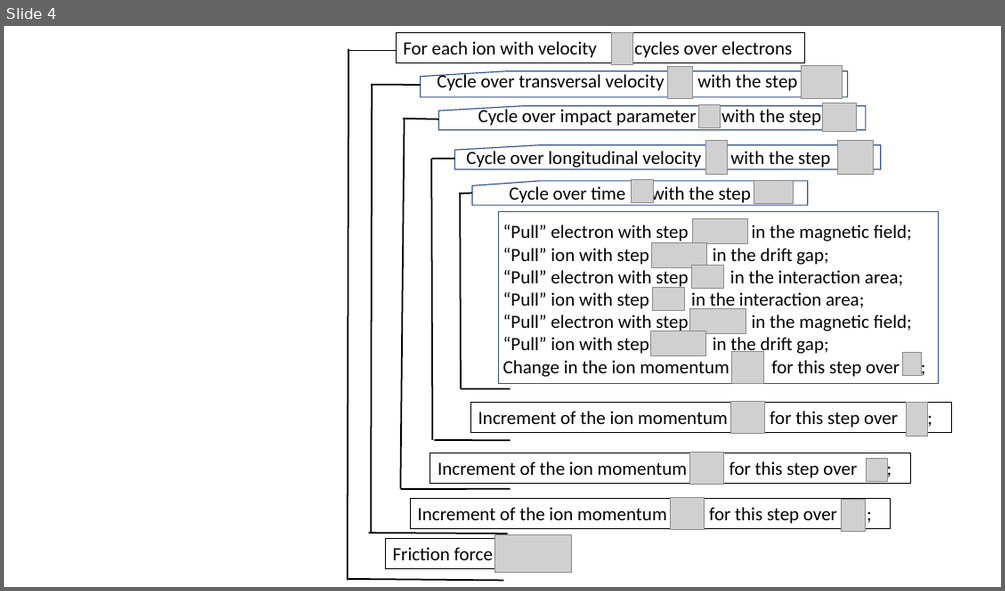
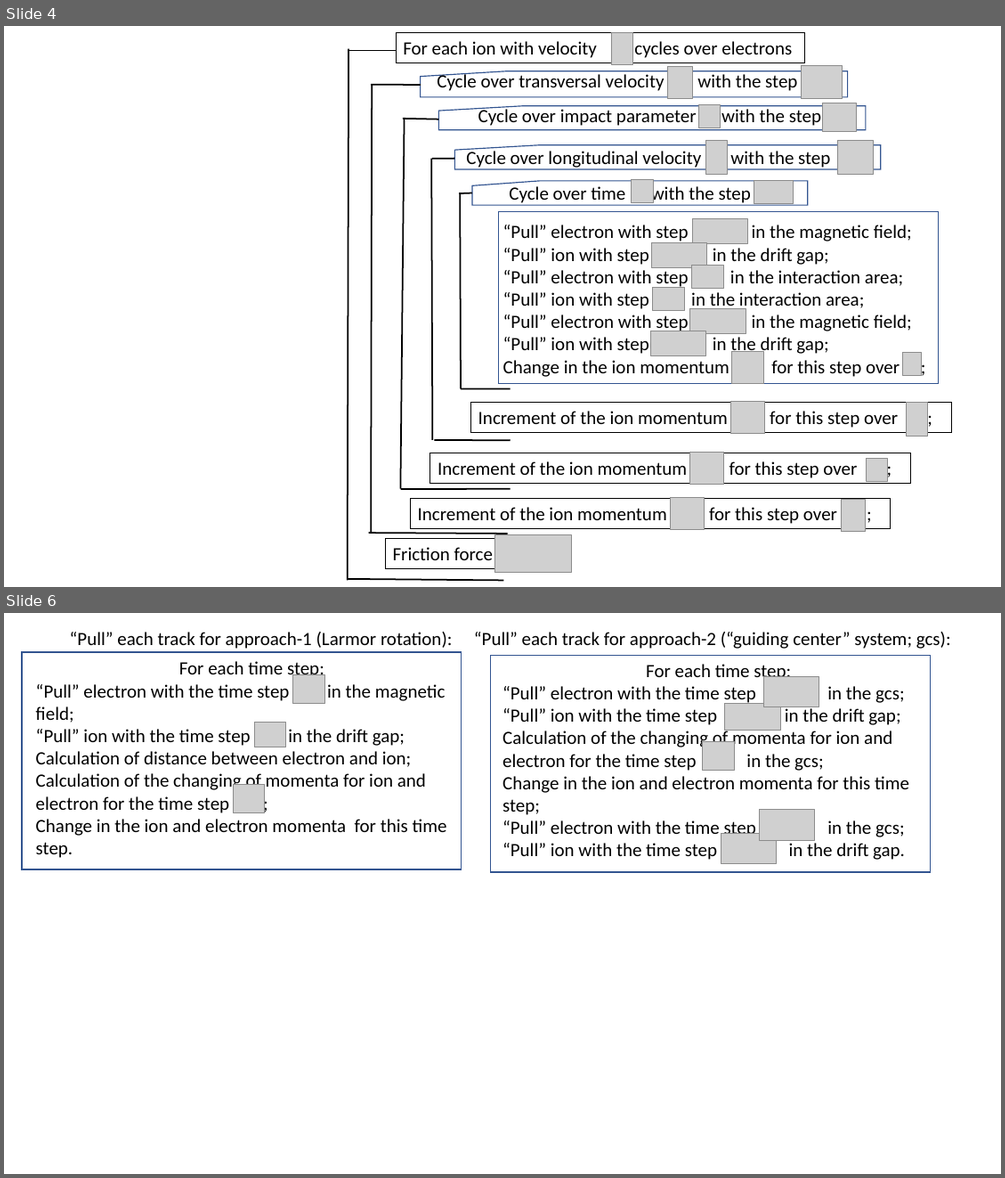
Before and after one commit to radiasoft/rsdynfric, a slide deck: docs/eidelyur/docs/magnetizedElectronFigures.pptx. Shown one above the other, each under a label of ours: slide 4 before the commit, slides 4 and 6 after it; the slides between them are not shown. The pictures are 1005x591 and 1005x1178 pixels, drawn with LibreOffice and Linux fonts; fonts in the diff are those of the drawing; grey boxes stand for pictures. Boxes give left, top, right and bottom in pixels: in the first picture for what was removed or moved away, otherwise in the second. Text is boxed around its words. In the diff, an @@ line names an element or a change of style, - is before the commit and + after.

```diff
--- a/docs/eidelyur/docs/magnetizedElectronFigures.pptx
+++ b/docs/eidelyur/docs/magnetizedElectronFigures.pptx
@@ slide 6 added at (4,613,1001,1174), background #FFFFFF @@
@@ text added at (70,632,452,649), 18 pt, text #000000 @@
+“Pull” each track for approach-1 (Larmor rotation):
@@ text added at (474,632,951,649), 18 pt, text #000000 @@
+“Pull” each track for approach-2 (“guiding center” system; gcs):
@@ group added at (490,655,930,872): 3 pictures, 1 rectangle, 1 text @@
+For each time step:
+“Pull” electron with the time step in the gcs;
+“Pull” ion with the time step in the drift gap;
+Calculation of the changing of momenta for ion and electron for the time step in the gcs;
+Change in the ion and electron momenta for this time step;
+“Pull” electron with the time step in the gcs;
+“Pull” ion with the time step in the drift gap.
@@ group added at (22,652,461,868): 3 pictures, 1 rectangle, 1 text @@
+For each time step:
+“Pull” electron with the time step in the magnetic field;
+“Pull” ion with the time step in the drift gap;
+Calculation of distance between electron and ion;
+Calculation of the changing of momenta for ion and electron for the time step ;
+Change in the ion and electron momenta for this time step.
@@ picture added at (760,809,815,840) @@
@@ picture added at (721,833,777,863) @@
```
Also in this commit, not shown: 1 other slide added, 14 other files.
